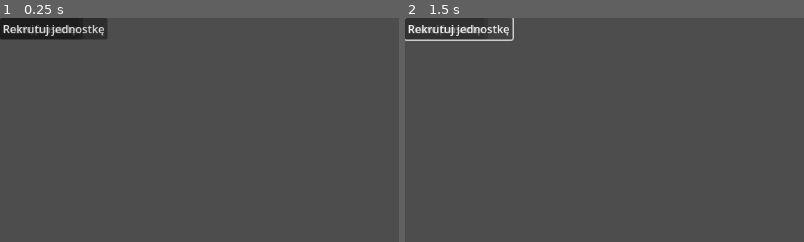
Above: before the commit, frames 1-2 (left to right).
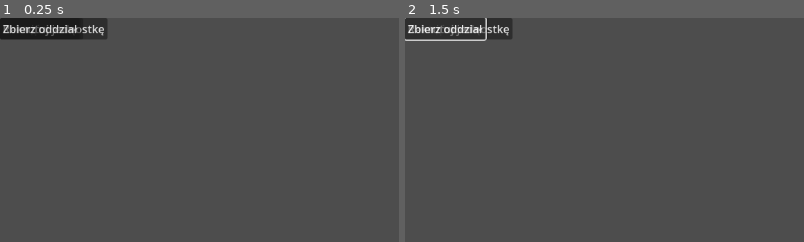
Above: after the commit, the same moments.

Repository: sochiera/total-battle-brothers-for-wesnoth
Game: Godot game, scene res://scenes/main.tscn
The game is run twice, just before and just after one commit, with the same random seed, the same clock (stepped at 60 frames per second) and the same inputs.
Inputs (mouse positions are % of the whole screen's width and height, from its top left):
- Up to frame 1 (0.25 s): no input
- Up to frame 2 (1.5 s): click (5, 2) at 0.5 s, where only the run after the commit has a clickable "Zbierz oddział"; click "Następna tura" at 1.25 s
The pictures show only the part of the screen within x 0-50%, y 0-50%; the shares and areas given below are measured in that part.

The runs differ from the first frame. In frame 1, 0.4% of the frame differs, in the area x 0-21%, y 3-9%; in frame 2, 0.6%, in the area x 0-28%, y 0-11%.

Commit message:
feat: G78.1b: scena ma nazwany przycisk „Zbierz oddział”

Diff:
--- a/game/scenes/main.tscn
+++ b/game/scenes/main.tscn
@@ -29,3 +29,6 @@
 
 [node name="RecruitButton" type="Button" parent="."]
 text = "Rekrutuj jednostkę"
+
+[node name="MusterButton" type="Button" parent="."]
+text = "Zbierz oddział"
--- /dev/null
+++ b/game/tests/muster_button_probe.gd
@@ -0,0 +1,53 @@
+extends SceneTree
+
+
+const MAIN_SCENE_PATH := "res://scenes/main.tscn"
+const PREFIX := "MUSTER_BUTTON "
+
+
+func _init() -> void:
+	var scene := ResourceLoader.load(MAIN_SCENE_PATH) as PackedScene
+	if scene == null:
+		_fail("cannot load main scene")
+		return
+	var scene_root := scene.instantiate() as Control
+	if scene_root == null:
+		_fail("cannot instantiate main scene")
+		return
+	root.add_child(scene_root)
+
+	var before_controls := _controls(scene_root)
+	var button := scene_root.get_node_or_null("MusterButton") as Button
+	if button == null:
+		print(PREFIX, JSON.stringify(null))
+		call_deferred("quit", 0)
+		return
+	button.emit_signal("pressed")
+
+	print(PREFIX, JSON.stringify({
+		"name": button.name,
+		"text": button.text,
+		"direct_child": button.get_parent() == scene_root,
+		"pressed_connections": button.get_signal_connection_list("pressed").size(),
+		"controls_unchanged": _controls(scene_root) == before_controls,
+	}))
+	call_deferred("quit", 0)
+
+
+func _controls(scene_root: Control) -> Dictionary:
+	var region_list := scene_root.get_node("RegionList") as ItemList
+	var regions: Array[String] = []
+	for index: int in region_list.item_count:
+		regions.append(region_list.get_item_text(index))
+	return {
+		"date": (scene_root.get_node("DateLabel") as Label).text,
+		"result": (scene_root.get_node("ResultLabel") as Label).text,
+		"duchy_status": (scene_root.get_node("PlayerDuchyStatusLabel") as Label).text,
+		"order_status": (scene_root.get_node("LastOrderStatusLabel") as Label).text,
+		"regions": regions,
+	}
+
+
+func _fail(message: String) -> void:
+	printerr("muster_button_probe: ", message)
+	call_deferred("quit", 1)
Not shown, changed: tests/test_godot_main_scene.py
